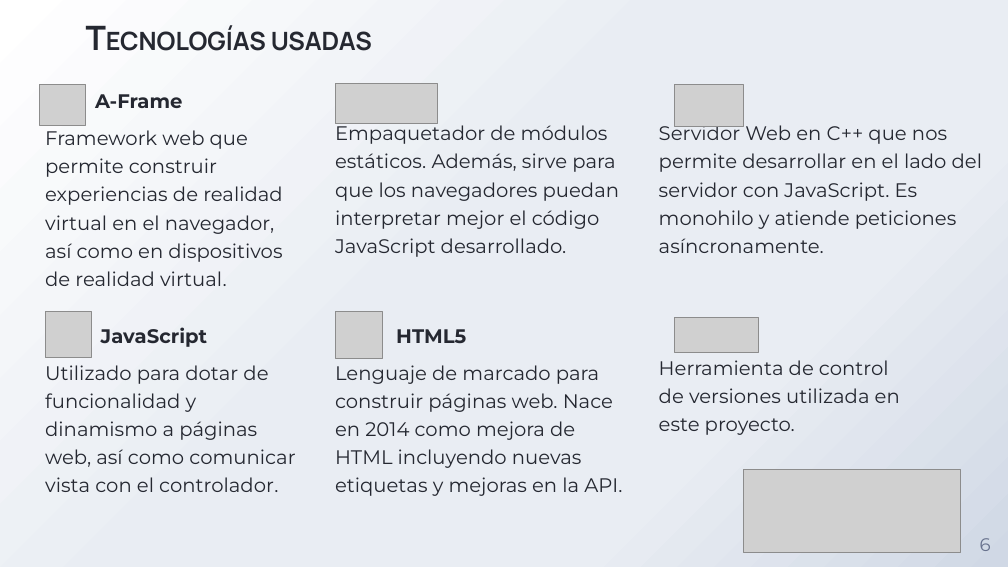
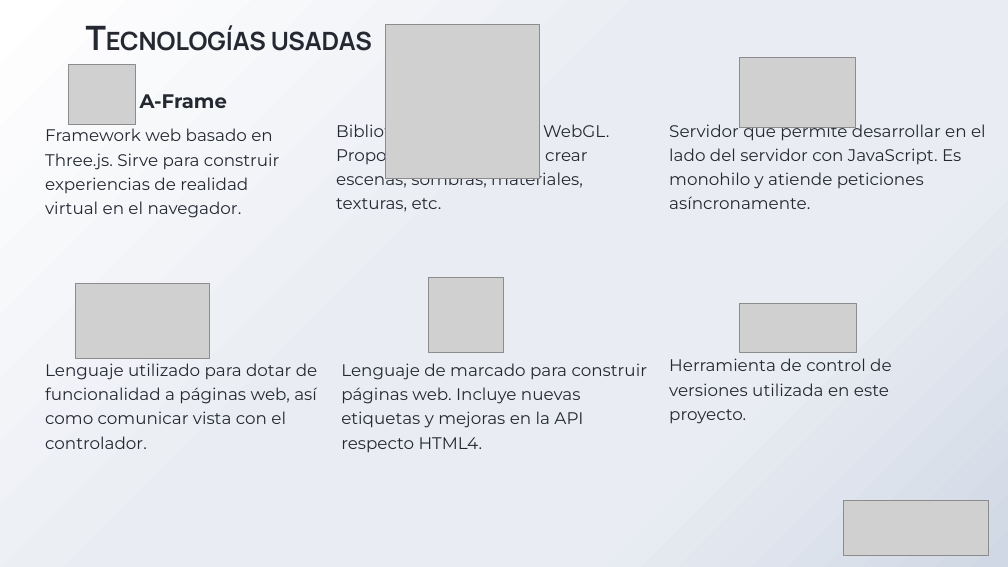
Before and after one commit to adrixp/MemoriaTFG-AdrianPizarroSerrano, a slide deck: slide 6 of PresentaciónTFG_Adrián_Pizarro_Serrano.pptx. Drawn at 1008x567 pixels with LibreOffice and Linux fonts; fonts in the diff are those of the drawing; grey boxes stand for pictures; background and template pictures are left out. Boxes give left, top, right and bottom in pixels: in the first picture for what was removed or moved away, otherwise in the second. Text is boxed around its words. In the diff, an @@ line names an element or a change of style, - is before the commit and + after.

Commit message:
update ppt

```diff
--- a/PresentaciónTFG_Adrián_Pizarro_Serrano.pptx
+++ b/PresentaciónTFG_Adrián_Pizarro_Serrano.pptx
@@ picture added at box(385, 24, 539, 178) @@
@@ picture added at box(740, 57, 855, 128) @@
@@ picture removed at box(39, 85, 85, 126) @@
@@ picture added at box(69, 65, 136, 125) @@
@@ picture removed at box(335, 84, 436, 123) @@
@@ picture removed at box(675, 85, 744, 126) @@
@@ text at box(45, 128, 279, 218): text changed; size 14 to 12 pt @@
-Framework web que permite construir experiencias de realidad virtual en el navegador, así como en dispositivos de realidad virtual.
+Framework web basado en Three.js. Sirve para construir experiencias de realidad virtual en el navegador.
@@ text at box(336, 121, 609, 212): text changed; size 14 to 12 pt @@
-Empaquetador de módulos estáticos. Además, sirve para que los navegadores puedan interpretar mejor el código JavaScript desarrollado.
+Biblioteca 3D basada en WebGL. Proporciona un API para crear escenas, sombras, materiales, texturas, etc.
@@ text at box(669, 121, 986, 209): text changed; size 14 to 12 pt @@
-Servidor Web en C++ que nos permite desarrollar en el lado del servidor con JavaScript. Es monohilo y atiende peticiones asíncronamente.
+Servidor que permite desarrollar en el lado del servidor con JavaScript. Es monohilo y atiende peticiones asíncronamente.
@@ picture added at box(76, 283, 209, 358) @@
@@ picture added at box(428, 277, 504, 353) @@
@@ picture removed at box(45, 311, 92, 358) @@
@@ picture removed at box(335, 311, 382, 359) @@
@@ text "Herramienta de control de versiones ...": place and size @@
-text "Herramienta de control de versiones ..." at box(659, 360, 900, 435)
+text "Herramienta de control de versiones ..." at box(669, 358, 892, 424)
@@ text "Herramienta de control de versiones ..." at box(669, 358, 892, 424): size 14 to 12 pt @@
@@ picture removed at box(675, 318, 759, 353) @@
@@ picture added at box(740, 303, 856, 352) @@
@@ text at box(45, 363, 318, 449): text changed; size 14 to 12 pt @@
-JavaScript
-Utilizado para dotar de funcionalidad y dinamismo a páginas web, así como comunicar vista con el controlador.
+Lenguaje utilizado para dotar de funcionalidad a páginas web, así como comunicar vista con el controlador.
@@ text at box(341, 363, 647, 453): text changed; size 14 to 12 pt @@
-HTML5
-Lenguaje de marcado para construir páginas web. Nace en 2014 como mejora de HTML incluyendo nuevas etiquetas y mejoras en la API.
+Lenguaje de marcado para construir páginas web. Incluye nuevas etiquetas y mejoras en la API respecto HTML4.
@@ picture: place and size @@
-picture at box(743, 470, 961, 552)
+picture at box(843, 500, 989, 555)
@@ page number removed at box(980, 538, 991, 551) @@
-6
```
Also in this commit, not shown: 13 other slides changed, 3 slides added, 1 slide removed, 1 other file.
